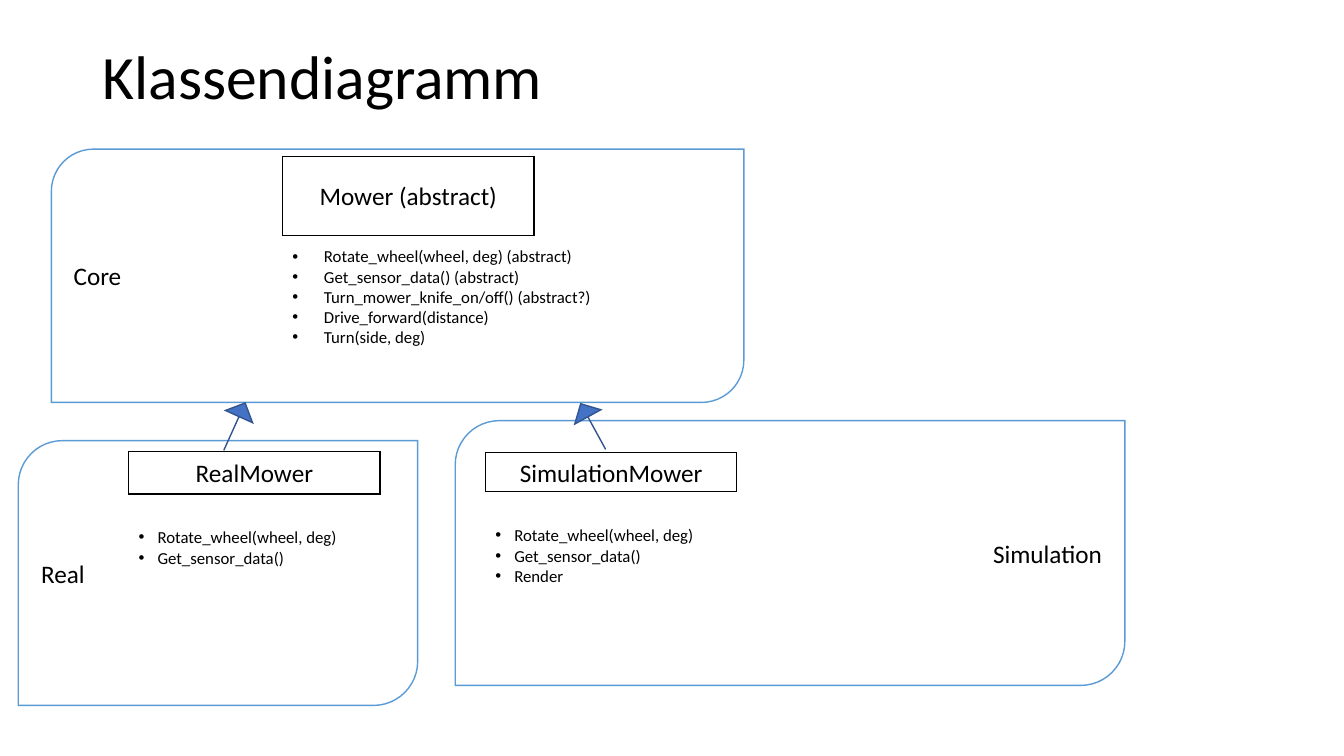
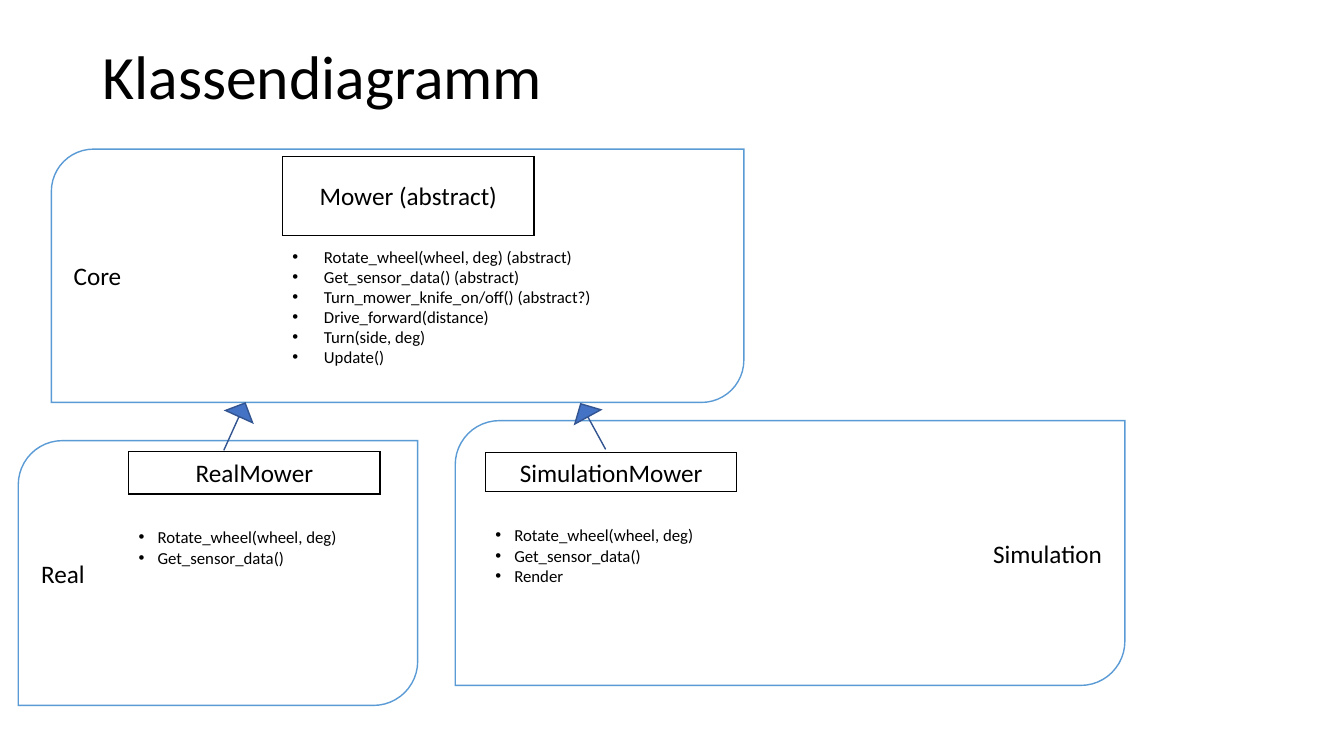
Before and after one commit to JulianSobott/mower, a slide deck: slide 4 of Documents/Diagramme.pptx. Drawn at 1344x756 pixels with LibreOffice and Linux fonts; fonts in the diff are those of the drawing. Boxes give left, top, right and bottom in pixels: in the first picture for what was removed or moved away, otherwise in the second. Text is boxed around its words. In the diff, an @@ line names an element or a change of style, - is before the commit and + after.

```diff
--- a/Documents/Diagramme.pptx
+++ b/Documents/Diagramme.pptx
@@ text at (x1=324, y1=351, x2=384, y2=366): paragraph added @@
+• Update()
```
Also in this commit, not shown: 5 other files.
